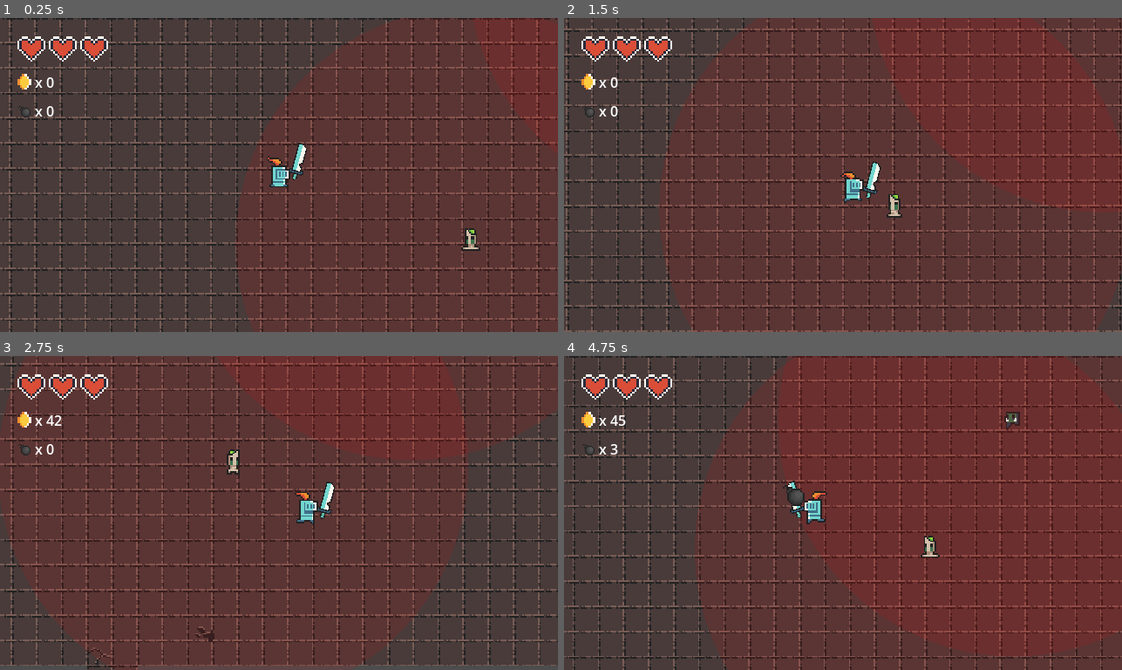
Above: before the commit, frames 1-4 (two rows, left to right).
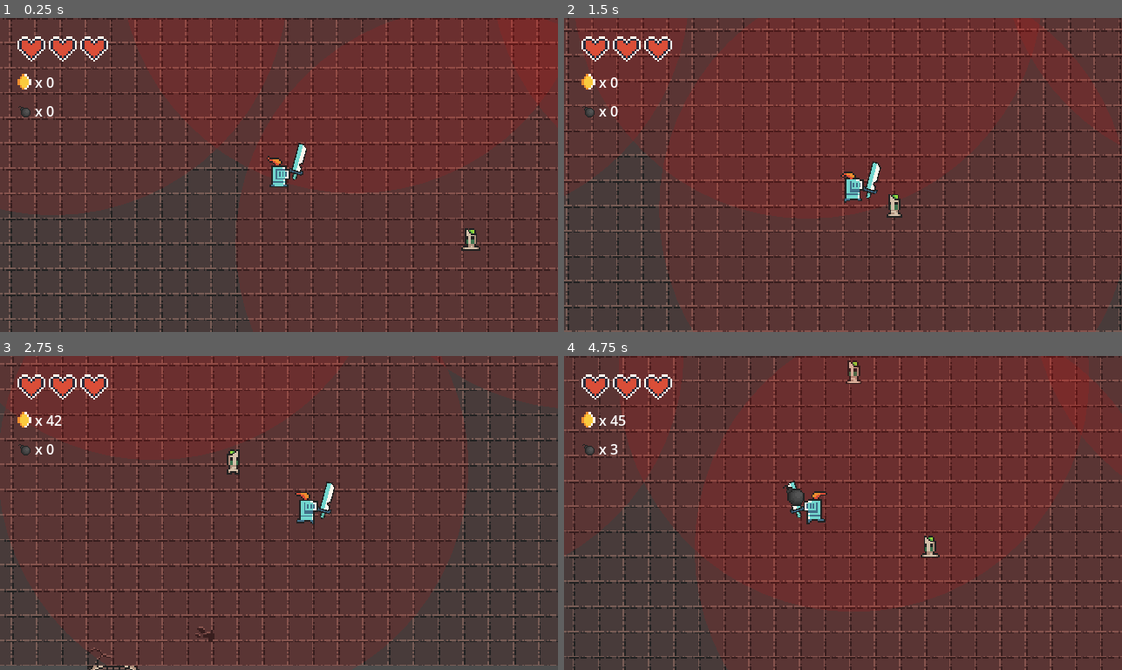
Above: after the commit, the same moments.

Repository: dadifr/Mobile_comp_Godot
Game: Godot game, scene res://scenes/world.tscn
The game is run twice, just before and just after one commit, with the same random seed, the same clock (stepped at 60 frames per second) and the same inputs.
Inputs:
- Up to frame 1 (0.25 s): no input
- Up to frame 2 (1.5 s): hold Right (ui_right) 0.53-1.28 s; tap Space (attack) at 0.6 s; hold Down (ui_down) from 1.28 s (still down); tap E (place_bomb) at 1.35 s
- Up to frame 3 (2.75 s): release Down (ui_down) at 2.03 s; hold Right (ui_right) from 2.03 s (still down); hold M from 2.03 s (still down)
- Up to frame 4 (4.75 s): release Right (ui_right) at 2.78 s; release M at 2.78 s; hold Up (ui_up) 2.78-3.53 s; tap B at 2.85 s; hold Left (ui_left) from 3.53 s (still down); tap Space (attack) at 3.6 s; tap E (place_bomb) at 4.35 s

The runs differ from the first frame. In frame 1, 7.4% of the frame differs, in the area x 22-52%, y 0-42%; in frame 2, 4.1%; in frame 3, less than 0.1%; in frame 4, 3.0%.

Commit message:
Room e Doors
creato il EnemiesDetector di una stanza, se all interno ci sono nemici la porta rimane chiusa, nel momento in cui i nemici vengono sconfitti tutti le porte si aprono

Diff:
--- a/project.godot
+++ b/project.godot
@@ -24,6 +24,10 @@
 window/size/viewport_width=640
 window/size/viewport_height=360
 window/stretch/mode="viewport"
+
+[global_group]
+
+enemies=""
 
 [input]
 
--- /dev/null
+++ b/scenes/DungeonRoom.tscn
@@ -0,0 +1,19 @@
+[gd_scene load_steps=3 format=3 uid="uid://dcuiblel7ihlf"]
+
+[ext_resource type="Script" uid="uid://c4llx4aasd5ng" path="res://scripts/dungeon_room.gd" id="1_ovmbm"]
+
+[sub_resource type="RectangleShape2D" id="RectangleShape2D_3538w"]
+size = Vector2(640, 360)
+
+[node name="DungeonRoom" type="Node2D"]
+script = ExtResource("1_ovmbm")
+
+[node name="Detector" type="Area2D" parent="."]
+
+[node name="CollisionShape2D" type="CollisionShape2D" parent="Detector"]
+position = Vector2(320, 180)
+shape = SubResource("RectangleShape2D_3538w")
+
+[node name="Enemies" type="Node2D" parent="."]
+
+[node name="Doors" type="Node2D" parent="."]
--- a/scenes/door.tscn
+++ b/scenes/door.tscn
@@ -1,17 +1,45 @@
-[gd_scene load_steps=3 format=3 uid="uid://dnwmtdjt26mxb"]
+[gd_scene load_steps=7 format=3 uid="uid://dnwmtdjt26mxb"]
 
 [ext_resource type="Texture2D" uid="uid://df303wa0fqfj5" path="res://assets/sprites/atlas_walls_high-16x32.png" id="1_hpvv5"]
+[ext_resource type="Script" uid="uid://bn6buj8kisa1x" path="res://scripts/door.gd" id="1_uvdjg"]
 
-[sub_resource type="RectangleShape2D" id="RectangleShape2D_uvdjg"]
-size = Vector2(32, 20.5)
+[sub_resource type="AtlasTexture" id="AtlasTexture_hpvv5"]
+atlas = ExtResource("1_hpvv5")
+region = Rect2(256, 96, 64, 32)
+
+[sub_resource type="AtlasTexture" id="AtlasTexture_uvdjg"]
+atlas = ExtResource("1_hpvv5")
+region = Rect2(320, 96, 64, 32)
+
+[sub_resource type="SpriteFrames" id="SpriteFrames_83dcw"]
+animations = [{
+"frames": [{
+"duration": 1.0,
+"texture": SubResource("AtlasTexture_hpvv5")
+}],
+"loop": true,
+"name": &"closed",
+"speed": 5.0
+}, {
+"frames": [{
+"duration": 1.0,
+"texture": SubResource("AtlasTexture_uvdjg")
+}],
+"loop": true,
+"name": &"open",
+"speed": 5.0
+}]
+
+[sub_resource type="RectangleShape2D" id="RectangleShape2D_la1wf"]
+size = Vector2(26, 23)
 
 [node name="Door" type="StaticBody2D"]
+script = ExtResource("1_uvdjg")
 
-[node name="Sprite2D" type="Sprite2D" parent="."]
-texture = ExtResource("1_hpvv5")
-region_enabled = true
-region_rect = Rect2(271.21405, 96.561874, 33.13623, 31.344666)
+[node name="AnimatedSprite2D" type="AnimatedSprite2D" parent="."]
+sprite_frames = SubResource("SpriteFrames_83dcw")
+animation = &"closed"
 
 [node name="CollisionShape2D" type="CollisionShape2D" parent="."]
-position = Vector2(0, 4.25)
-shape = SubResource("RectangleShape2D_uvdjg")
+position = Vector2(0, 1.5)
+shape = SubResource("RectangleShape2D_la1wf")
--- a/scenes/goblin.tscn
+++ b/scenes/goblin.tscn
@@ -1,10 +1,9 @@
-[gd_scene load_steps=27 format=3 uid="uid://cyq48r8dxvud"]
+[gd_scene load_steps=26 format=3 uid="uid://cyq48r8dxvud"]
 
 [ext_resource type="Texture2D" uid="uid://bmym40yxttpy6" path="res://assets/sprites/frames pg e utility/mob/goblin_idle_anim_f0.png" id="1_u21pb"]
 [ext_resource type="Script" uid="uid://cdvosxkwylsgu" path="res://scripts/goblin.gd" id="1_vho8j"]
 [ext_resource type="PackedScene" uid="uid://dub3x4144frvp" path="res://scenes/coin.tscn" id="2_osho7"]
 [ext_resource type="Texture2D" uid="uid://dibcbjm2e2lpc" path="res://assets/sprites/frames pg e utility/mob/goblin_idle_anim_f1.png" id="2_vho8j"]
-[ext_resource type="PackedScene" uid="uid://r6lksf7a5u0v" path="res://scenes/potion_h.tscn" id="3_exsy4"]
 [ext_resource type="Texture2D" uid="uid://c4e84vaj5bxl0" path="res://assets/sprites/frames pg e utility/mob/goblin_idle_anim_f2.png" id="3_g2t3q"]
 [ext_resource type="Texture2D" uid="uid://t8vbt5nx315e" path="res://assets/sprites/frames pg e utility/mob/goblin_idle_anim_f3.png" id="4_osho7"]
 [ext_resource type="Texture2D" uid="uid://cxl1bk6gb73k4" path="res://assets/sprites/frames pg e utility/mob/goblin_run_anim_f0.png" id="5_exsy4"]
@@ -120,10 +119,9 @@
 [sub_resource type="CircleShape2D" id="CircleShape2D_os5nw"]
 radius = 7.0
 
-[node name="goblin" type="CharacterBody2D"]
+[node name="goblin" type="CharacterBody2D" groups=["enemies"]]
 script = ExtResource("1_vho8j")
 coin_scene = ExtResource("2_osho7")
-potion_scene = ExtResource("3_exsy4")
 metadata/_edit_group_ = true
 
 [node name="AnimatedSprite2D" type="AnimatedSprite2D" parent="."]
--- a/scenes/world.tscn
+++ b/scenes/world.tscn
@@ -11,6 +11,7 @@
 [ext_resource type="PackedScene" uid="uid://dfgjlp1lau0g8" path="res://scenes/zombie.tscn" id="9_7r4gi"]
 [ext_resource type="PackedScene" uid="uid://r6lksf7a5u0v" path="res://scenes/potion_h.tscn" id="9_w7kh3"]
 [ext_resource type="PackedScene" uid="uid://cxsnqkbt5dmkr" path="res://scenes/chest.tscn" id="11_e3hyu"]
+[ext_resource type="PackedScene" uid="uid://dcuiblel7ihlf" path="res://scenes/DungeonRoom.tscn" id="12_jhx03"]
 [ext_resource type="PackedScene" uid="uid://cdcedd8m54axk" path="res://scenes/bomb.tscn" id="12_q5onr"]
 
 [sub_resource type="TileSetAtlasSource" id="TileSetAtlasSource_4wyf3"]
@@ -450,26 +451,39 @@
 tile_map_data = PackedByteArray("AAAHAAcAAAAAAAAAAAAIAAcAAAAAAAAAAAAJAAcAAAAAAAAAAAAKAAcAAAAAAAAAAAALAAcAAAAAAAAAAAAMAA …(18608 unchanged characters)…
 tile_set = SubResource("TileSet_qfnet")
 
-[node name="Door" parent="." instance=ExtResource("5_71j4m")]
-position = Vector2(368, 402)
-
-[node name="goblin" parent="." instance=ExtResource("6_qfnet")]
+[node name="SpawnPoint" type="Marker2D" parent="."]
+position = Vector2(347, 206)
+
+[node name="HUD" parent="." instance=ExtResource("8_7r4gi")]
+
+[node name="Chest" parent="." instance=ExtResource("11_e3hyu")]
+position = Vector2(68, 294)
+bomb_scene = ExtResource("12_q5onr")
+mimic_chance = 0.3
+
+[node name="DungeonRoom" parent="." instance=ExtResource("12_jhx03")]
+
+[node name="CollisionShape2D" parent="DungeonRoom/Detector" index="0"]
+position = Vector2(358.5, 204.5)
+
+[node name="zombie" parent="DungeonRoom/Enemies" index="0" instance=ExtResource("9_7r4gi")]
+position = Vector2(397, 69)
+
+[node name="goblin" parent="DungeonRoom/Enemies" index="1" instance=ExtResource("6_qfnet")]
+position = Vector2(210, 85)
+
+[node name="goblin2" parent="DungeonRoom/Enemies" index="2" instance=ExtResource("6_qfnet")]
 position = Vector2(624, 78)
 motion_mode = 1
 potionH_scene = ExtResource("9_w7kh3")
 
-[node name="zombie" parent="." instance=ExtResource("9_7r4gi")]
+[node name="zombie2" parent="DungeonRoom/Enemies" index="3" instance=ExtResource("9_7r4gi")]
 position = Vector2(474, 257)
 motion_mode = 1
 coin_scene = ExtResource("8_w7kh3")
 potionH_scene = ExtResource("9_w7kh3")
 
-[node name="SpawnPoint" type="Marker2D" parent="."]
-position = Vector2(347, 206)
-
-[node name="HUD" parent="." instance=ExtResource("8_7r4gi")]
-
-[node name="Chest" parent="." instance=ExtResource("11_e3hyu")]
-position = Vector2(68, 294)
-bomb_scene = ExtResource("12_q5onr")
-mimic_chance = 0.3
+[node name="Door" parent="DungeonRoom/Doors" index="0" instance=ExtResource("5_71j4m")]
+position = Vector2(369, 400)
+
+[editable path="DungeonRoom"]
--- a/scenes/zombie.tscn
+++ b/scenes/zombie.tscn
@@ -115,7 +115,7 @@
 radius = 6.0
 height = 22.0
 
-[node name="zombie" type="CharacterBody2D"]
+[node name="zombie" type="CharacterBody2D" groups=["enemies"]]
 script = ExtResource("1_1vlb3")
 speed = 20.0
 patrol_speed = 20.0
--- /dev/null
+++ b/scripts/door.gd
@@ -0,0 +1,37 @@
+extends StaticBody2D
+
+# Variabile per sapere lo stato attuale
+var is_open = false
+
+func _ready():
+	# Partiamo con la porta chiusa
+	close()
+
+func open():
+	if is_open:
+		return # È già aperta, non fare nulla
+
+	is_open = true
+
+	# 1. Cambia grafica
+	$AnimatedSprite2D.play("open")
+
+	# 2. Disattiva il muro fisico
+	# IMPORTANTE: Usiamo "set_deferred" perché non possiamo cambiare la fisica
+	# mentre il gioco sta calcolando le collisioni, altrimenti crasha.
+	$CollisionShape2D.set_deferred("disabled", true)
+
+	# Suono (opzionale)
+	# AudioPlayer.play("door_open")
+
+func close():
+	if !is_open:
+		return # È già chiusa
+
+	is_open = false
+
+	# 1. Cambia grafica
+	$AnimatedSprite2D.play("closed")
+
+	# 2. Attiva il muro fisico
+	$CollisionShape2D.set_deferred("disabled", false)
--- /dev/null
+++ b/scripts/dungeon_room.gd
@@ -0,0 +1,65 @@
+extends Node2D
+
+var room_started = false
+var room_cleared = false
+
+func _ready():
+	# Colleghiamo il rilevatore di ingresso
+	$Detector.body_entered.connect(_on_player_entered)
+
+	# Assicuriamoci che le porte siano aperte all'inizio
+	open_all_doors()
+
+func _on_player_entered(body):
+	# Se la stanza è già stata pulita o la battaglia è già iniziata, ignoriamo
+	if room_cleared or room_started:
+		return
+
+	if body.is_in_group("player"):
+		start_battle()
+
+func start_battle():
+	# Contiamo SOLO i nodi che sono nel gruppo "enemies"
+	var enemy_count = count_enemies()
+
+	if enemy_count > 0:
+		print("Battaglia Iniziata! Nemici: ", enemy_count)
+		room_started = true
+		close_all_doors()
+	else:
+		room_cleared = true
+
+func _process(delta):
+	if room_started and !room_cleared:
+		# Se il numero di VERI nemici scende a 0
+		if count_enemies() == 0:
+			win_battle()
+
+# Funzione personalizzata per contare solo i nemici
+func count_enemies():
+	var count = 0
+	# Esploriamo tutti i figli del nodo Enemies
+	for child in $Enemies.get_children():
+		# Se il figlio fa parte del gruppo "enemies", lo contiamo.
+		# Se è una pozione o una moneta, lo ignoriamo.
+		if child.is_in_group("enemies"):
+			count += 1
+	return count
+
+func win_battle():
+	print("Stanza pulita!")
+	room_cleared = true
+	open_all_doors()
+	# Qui potresti far apparire una Chest premio al centro della stanza!
+
+# --- Funzioni Helper per le porte ---
+func close_all_doors():
+	# Cerca tutte le porte dentro il nodo "Doors" e le chiude
+	for door in $Doors.get_children():
+		if door.has_method("close"):
+			door.close()
+
+func open_all_doors():
+	for door in $Doors.get_children():
+		if door.has_method("open"):
+			door.open()
Not shown: 1 places in scenes/world.tscn that only renumber resources
Not shown, added: scripts/door.gd.uid
Not shown, added: scripts/dungeon_room.gd.uid
